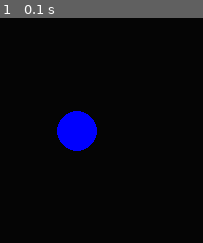
Above: before the commit, frame 1.
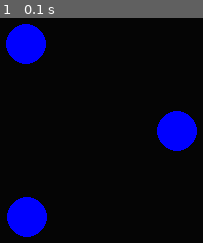
Above: after the commit, the same moment.

Repository: hippyclipper/pygame_graphics
Game: pygame game, started from src/cirlces.py
The game is run twice, just before and just after one commit, with the same random seed, the same clock (stepped at 60 frames per second) and the same inputs.
Inputs:
- Up to frame 1 (0.1 s): no input

The runs differ from the first frame. In frame 1, 11% of the frame differs, in the area x 2-98%, y 2-98%.

Commit message:
working layout

Diff:
--- a/src/cirlces.py
+++ b/src/cirlces.py
@@ -21,6 +21,7 @@
         self.x = x
         self.y = y
         self.r = r
+
     def draw(self):
         pygame.draw.circle(screen, BLUE, (self.x, self.y), self.r)
 
@@ -28,13 +29,17 @@
 
     def __init__(self):
         self.circles = []
-        self.numCircles = 30
+        self.numCircles = 3
         r = 20
+
         for i in range(self.numCircles):
-            degree = int(i/self.numCircles * 360)
+            degree = i/self.numCircles * 360
+            radians = math.radians(degree)
             centerX = width//2
             centerY = height//2
-            self.circles.append(Circle(centerX,centerY,r))
+            x = centerX + (math.cos(radians) * 100)
+            y = centerY + (math.sin(radians) * 100)
+            self.circles.append(Circle(x,y,r))
 
     def draw(self):
         for x in self.circles:
--- /dev/null
+++ b/src/inwardStars.py
@@ -0,0 +1 @@
+import pygame
